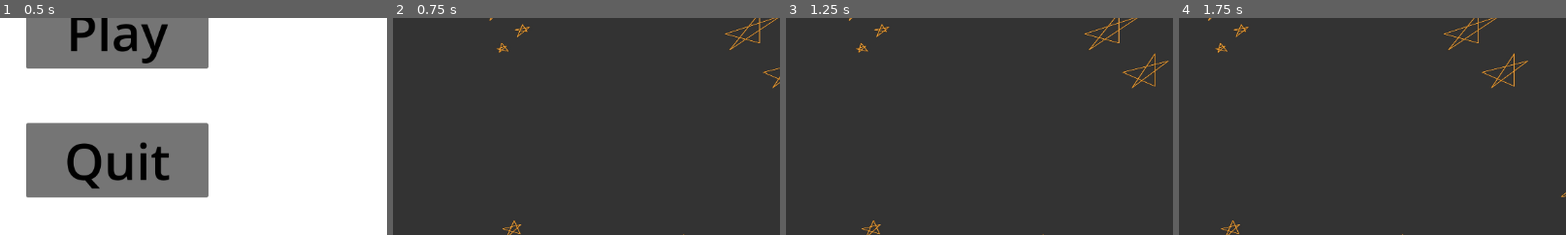
Above: before the commit, frames 1-4 (left to right).
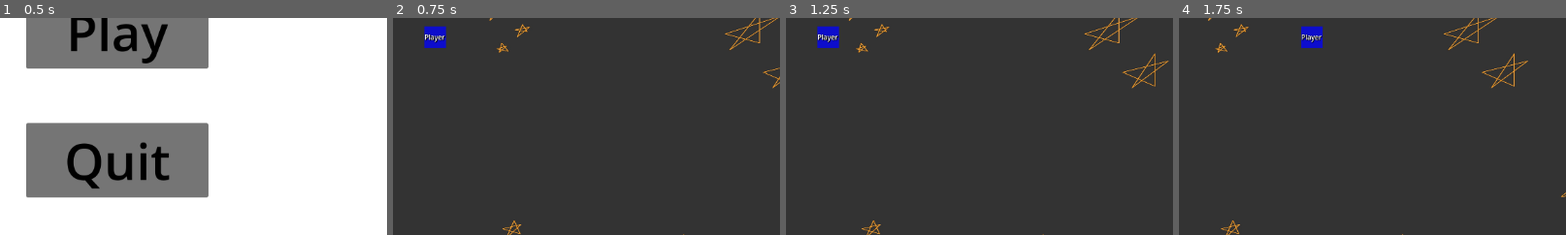
Above: after the commit, the same moments.

Repository: Alexander-Worley/Outer-Plates
Game: Godot game, scene res://MainMenu/mainMenu.tscn
The game is run twice, just before and just after one commit, with the same random seed, the same clock (stepped at 60 frames per second) and the same inputs.
Inputs:
- Up to frame 1 (0.5 s): no input
- Up to frame 2 (0.75 s): click "Play" at 0.5 s
- Up to frame 3 (1.25 s): no input
- Up to frame 4 (1.75 s): hold Right (ui_right) from 1.28 s (still down)
The pictures show only the part of the screen within x 45-94%, y 45-95%; the shares and areas given below are measured in that part.

Frame 1 is identical in both runs. In frame 2, 0.6% of the frame differs, in the area x 8-14%, y 3-14%; in frame 3, 0.6%; in frame 4, 0.6%.

Commit message:
Added player to restaurant

Diff:
--- /dev/null
+++ b/Restaurant/Player/player.gd
@@ -0,0 +1,19 @@
+extends CharacterBody2D
+
+const SPEED = 300.0
+
+func _physics_process(delta):
+	# TODO: Replace "ui" variables with custom gameplay actions
+	# Gets the input movements and handles the movement/deceleration.
+	var horizontalMovement = Input.get_axis("ui_left", "ui_right")
+	if horizontalMovement:
+		velocity.x = horizontalMovement * SPEED
+	else:
+		velocity.x = move_toward(velocity.x, 0, SPEED)
+	var verticalMovement = Input.get_axis("ui_up", "ui_down")
+	if verticalMovement:
+		velocity.y = verticalMovement * SPEED
+	else:
+		velocity.y = move_toward(velocity.y, 0, SPEED)
+
+	move_and_slide()
--- /dev/null
+++ b/Restaurant/Player/player.tscn
@@ -0,0 +1,28 @@
+[gd_scene load_steps=2 format=3 uid="uid://d1ahdwi2ft7k0"]
+
+[ext_resource type="LabelSettings" uid="uid://s0sx8xhp2m43" path="res://devTools/devLables.tres" id="1_lb2iq"]
+
+[node name="Player" type="CharacterBody2D"]
+
+[node name="devLabel" type="Node2D" parent="."]
+
+[node name="ColorRect" type="ColorRect" parent="devLabel"]
+custom_minimum_size = Vector2(32, 32)
+anchors_preset = 15
+anchor_right = 1.0
+anchor_bottom = 1.0
+grow_horizontal = 2
+grow_vertical = 2
+color = Color(0, 0, 1, 0.74902)
+
+[node name="Player" type="Label" parent="devLabel"]
+custom_minimum_size = Vector2(32, 32)
+anchors_preset = 15
+anchor_right = 1.0
+anchor_bottom = 1.0
+grow_horizontal = 2
+grow_vertical = 2
+text = "Player"
+label_settings = ExtResource("1_lb2iq")
+horizontal_alignment = 1
+vertical_alignment = 1
--- a/Restaurant/restaurant.tscn
+++ b/Restaurant/restaurant.tscn
@@ -1,6 +1,8 @@
-[gd_scene load_steps=2 format=3 uid="uid://behneg0nnc0bq"]
+[gd_scene load_steps=4 format=3 uid="uid://behneg0nnc0bq"]
 
 [ext_resource type="PackedScene" uid="uid://b233dqvocmp88" path="res://Restaurant/BG/BGrestaurant.tscn" id="1_8ks8p"]
+[ext_resource type="PackedScene" uid="uid://d1ahdwi2ft7k0" path="res://Restaurant/Player/player.tscn" id="2_srumu"]
+[ext_resource type="Script" path="res://Restaurant/Player/player.gd" id="3_yi1fw"]
 
 [node name="Restaurant" type="Node2D"]
 
@@ -14,3 +16,7 @@
 theme_override_colors/font_shadow_color = Color(0, 0.862745, 0.94902, 1)
 theme_override_font_sizes/font_size = 50
 text = "Prototype 1"
+
+[node name="Player" parent="." instance=ExtResource("2_srumu")]
+position = Vector2(576, 320)
+script = ExtResource("3_yi1fw")
--- /dev/null
+++ b/devTools/devLables.tres
@@ -0,0 +1,7 @@
+[gd_resource type="LabelSettings" format=3 uid="uid://s0sx8xhp2m43"]
+
+[resource]
+font_size = 10
+outline_size = 1
+outline_color = Color(0, 0, 0, 1)
+shadow_color = Color(0, 0, 0, 1)
